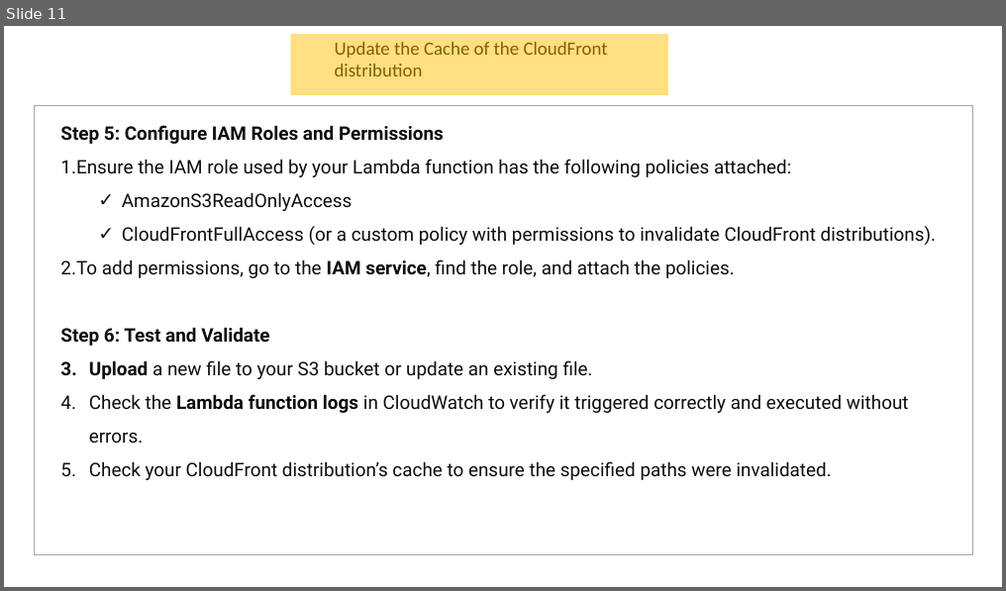
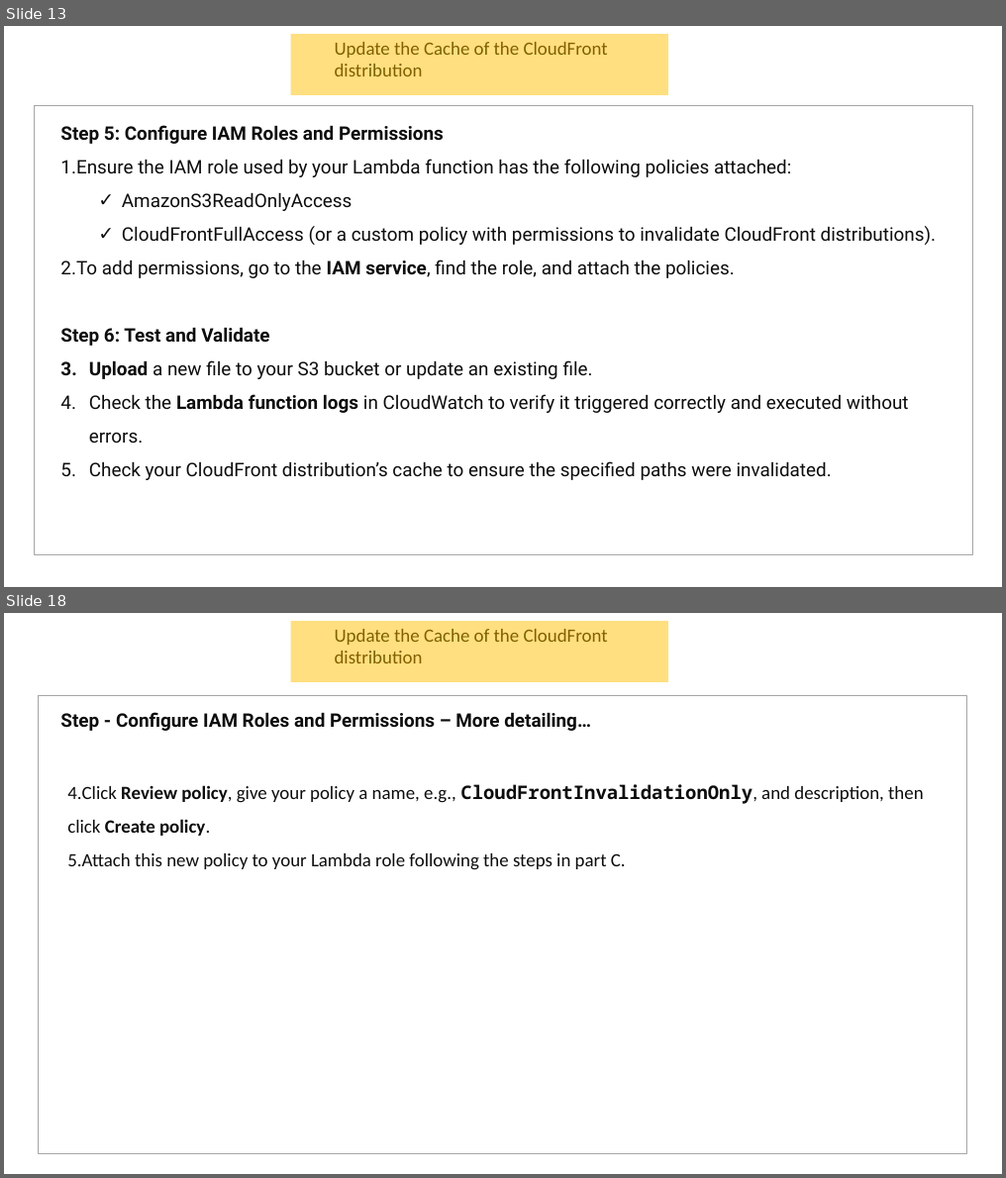
Before and after one commit to abmishra1234/DVR-Feature-Livestream, a slide deck: docs/Mp4ToHLS.pptx. Shown one above the other, each under a label of ours: slide 11 before the commit, slides 13 and 18 after it; the slides between them are not shown. The pictures are 1006x591 and 1006x1178 pixels, drawn with LibreOffice and Linux fonts; fonts in the diff are those of the drawing. Boxes give left, top, right and bottom in pixels: in the first picture for what was removed or moved away, otherwise in the second. Text is boxed around its words. In the diff, an @@ line names an element or a change of style, - is before the commit and + after.

```diff
--- a/docs/Mp4ToHLS.pptx
+++ b/docs/Mp4ToHLS.pptx
@@ slide 18 added at (4,613,1002,1174), background #FFFFFF @@
@@ rectangle added at (291,621,668,682), fill #FFC000 at 50% opacity @@
@@ text added at (335,629,608,663), 18 pt, text #000000 @@
+Update the Cache of the CloudFront distribution
@@ rectangle added at (39,695,966,1155), outline #A5A5A5 0.75 pt @@
@@ text added at (60,712,591,731), 18 pt, text #0D0D0D, bold @@
+Step - Configure IAM Roles and Permissions – More detailing…
@@ text added at (67,784,924,870), 18 pt, text #0D0D0D @@
+4. Click Review policy, give your policy a name, e.g., CloudFrontInvalidationOnly, and description, then click Create policy.
+5. Attach this new policy to your Lambda role following the steps in part C.
@@ rectangle added at (144,822,144,869), fill #FFFFFF @@
@@ rectangle added at (169,829,169,884), fill #FFFFFF @@
@@ rectangle added at (144,942,144,997), fill #FFFFFF @@
@@ rectangle added at (99,1022,99,1077), fill #FFFFFF @@
@@ what was slide 11 is now slide 13 @@
```
Also in this commit, not shown: 1 slide changed, 7 other slides added, 1 other file.
